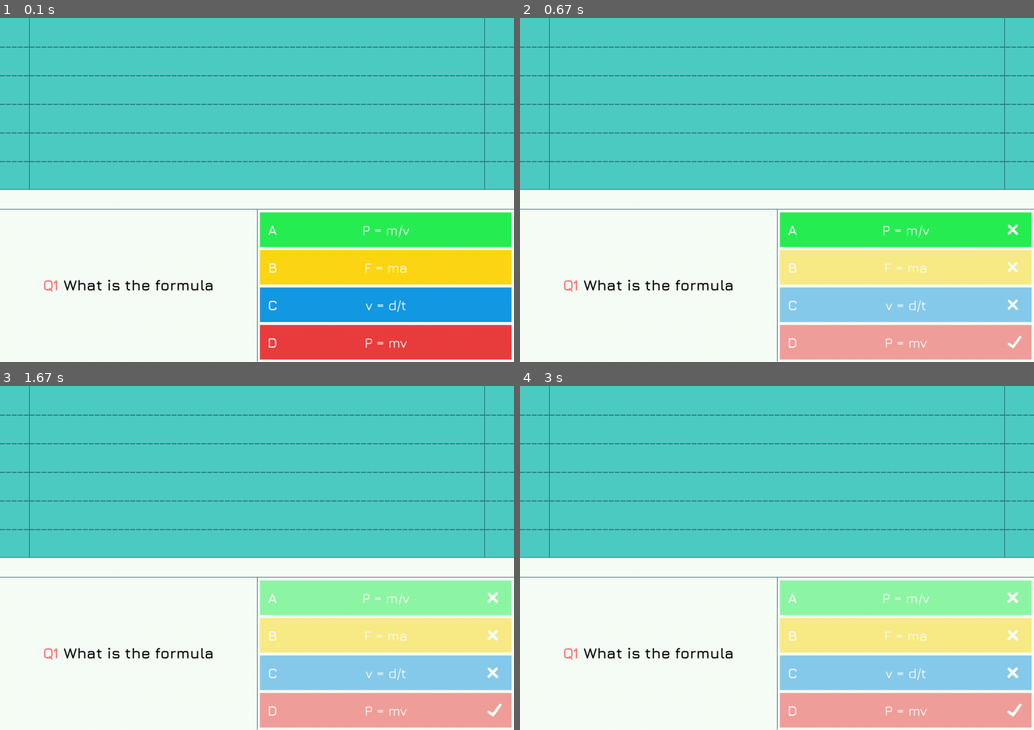
Above: before the commit, frames 1-4 (two rows, left to right).
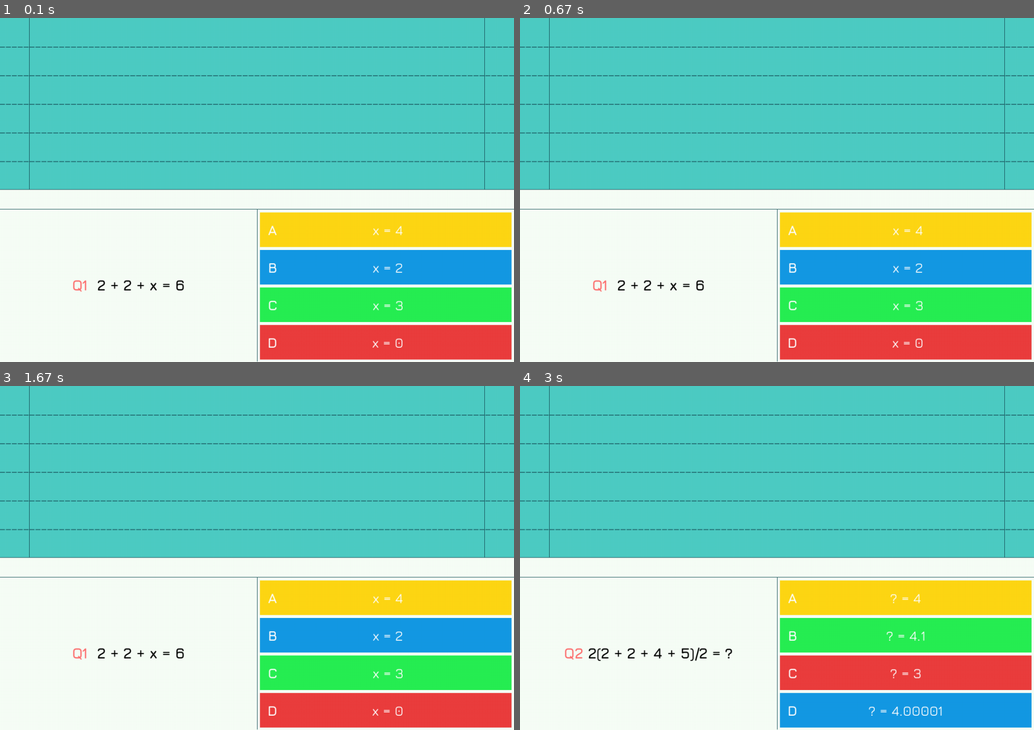
Above: after the commit, the same moments.

Repository: AjBhIn/Final-V2-DGT-Pygame-Internal
Game: pygame game, started from main.py
Two runs of this game, one before a commit and one after it. Both use one fixed random seed, a clock stepped at 60 frames per second and the inputs below.
Inputs (mouse positions are in pixels of both pictures, inside the frame that each line leads up to):
- Up to frame 1 (0.1 s): no input
- Up to frame 2 (0.67 s): click (905, 227) at 0.38 s
- Up to frame 3 (1.67 s): click (262, 640) at 0.72 s; click (442, 657) at 1.05 s; click (385, 709) at 1.38 s
- Up to frame 4 (3 s): click (802, 626) at 1.72 s; press the mouse at (802, 626) at 2.6 s; move the mouse to (812, 650) at 2.7 s; release the mouse at (818, 674) at 2.83 s; press the mouse at (905, 633) at 2.93 s

The runs differ from the first frame. In frame 1, 15% of the frame differs, in the area x 8-100%, y 56-96%; in frame 2, 20%; in frame 3, 20%; in frame 4, 20%, in the area x 8-100%, y 56-100%.

Commit message:
Question and Answer Layout Finsihed

Diff:
--- a/main.py
+++ b/main.py
@@ -4,6 +4,7 @@
 import race_track as rt
 import white_board as wt
 import question_answers as qs
+import csv
 
 class Game:
     def __init__(self):
@@ -30,10 +31,8 @@
         self.image_of_cursor_rotate = pg.transform.rotozoom(self.image_of_cursor, 30, 1)  # rotating the image
         self.cursor = pg.cursors.Cursor((11, 12), self.image_of_cursor_rotate) # putting the image in cursor widget
 
-        # Next question indicator and the number of question
-        self.Qs_num = 0
-        self.next_quest_ind = False
         self.next_que = pg.USEREVENT + 1
+        pg.time.set_timer(self.next_que, 2000)
 
         # Checks if it is time to run to the next question
     def next_question(self):
@@ -47,7 +46,13 @@
                     sys.exit()
 
                 if events.type == self.next_que:
-                    print("yes")
+                    qs.class_question_list[0].next_question()
+                    qs.class_answer_list[0][0].next_ans()
+                    qs.class_answer_list[0][1].next_ans()
+                    qs.class_answer_list[0][2].next_ans()
+                    qs.class_answer_list[0][3].next_ans()
+                    qs.question_spirit.add(qs.class_question_list[1])
+                    qs.answers_spirit.add(qs.class_answer_list[1])
 
             # Putting colours on the window
             self.window.fill(self.window_bg)
@@ -65,13 +70,13 @@
             wt.display_board.surface.blit(rt.divider_lane.line_surface, rt.divider_lane.pos)
 
             # Putting the questions on the screen
-            qs.Qs_list[self.Qs_num].q_render()
+            qs.question_spirit.draw(wt.display_board.surface)
 
             # Putting the options on the screen
-            self.next_quest_ind = qs.Anss_list[self.Qs_num].opt_render(self.window)
+            qs.answers_spirit.draw(self.window)
 
-            if self.next_quest_ind:
-                self.next_question()
+            # if self.next_quest_ind:
+            #     self.next_question()
 
             # Putting a custom cursor
             pg.mouse.set_cursor(self.cursor)
--- a/question_answers.py
+++ b/question_answers.py
@@ -1,6 +1,8 @@
 import pygame as pg
 import white_board as wt
 import random
+import csv
+
 # Settings for the font
 JURA_BOLD = "Jura-Bold.ttf"
 QUESTION_SIZE = 30
@@ -15,16 +17,12 @@
 opt_colr_list = [RED_COLOUR, YELLOW_COLOUR, GREEN_COLOUR, BLUE_COLOUR]
 
 # Creating a class for question
-class QuestionMaker:
-
-    # Funtion to render the question container
-    def q_render(self):
-        wt.display_board.surface.blit(self.question_container, self.question_container_placment)
-
-
-    def __init__(self, question_num, question, font_style = JURA_BOLD, font_size = QUESTION_SIZE, q_contain_colr = (247, 255, 247), q_num_col = QUESTION_NUM_COLOUR, q_col = QUESTION_COLOUR):
+class QuestionMaker(pg.sprite.Sprite):
+
+    def __init__(self, question_num, question,  font_style = JURA_BOLD, font_size = QUESTION_SIZE, q_contain_colr = (247, 255, 247), q_num_col = QUESTION_NUM_COLOUR, q_col = QUESTION_COLOUR):
         # Starting / Initialising pygame/ starting pygame
         pg.init()
+        super().__init__()
 
         # Setting up the font style
         self.font_style = pg.font.Font(font_style, font_size)
@@ -38,27 +36,24 @@
         self.width = 30 + self.question_width + self.question_num_width
         self.question_container_x = int(wt.display_board.surface.get_width()/4)
         self.question_container_y = int(wt.display_board.surface.get_height()/2)
-        self.question_container = pg.Surface((self.width, self.height))
-        self.question_container_placment = self.question_container.get_rect(center = (self.question_container_x, self.question_container_y))
-        self.question_container.fill(self.ques_container_col)
+        self.image = pg.Surface((self.width, self.height))
+        self.rect = self.image.get_rect(center = (self.question_container_x, self.question_container_y))
+        self.image.fill(self.ques_container_col)
 
         # Question num
         self.question_num = self.font_style.render(question_num,self.anitalias, q_num_col)
         self.question_num_placment = self.question_num.get_rect(midleft = (10, (self.height/2)))
-        self.question_container.blit(self.question_num, self.question_num_placment)
+        self.image.blit(self.question_num, self.question_num_placment)
 
         # Question
         self.question_x = 20 + self.question_num_width
         self.question = self.font_style.render(question, self.anitalias, q_col)
         self.question_placment = self.question.get_rect(midleft = (self.question_x, (self.height/2)))
-        self.question_container.blit(self.question, self.question_placment)
-
-
-# Creating the questions
-Q1 = QuestionMaker("Q1", "What is the formula")
-Q2 = QuestionMaker("Q2", "What is the answer")
-
-Qs_list = [Q1, Q2]
+        self.image.blit(self.question, self.question_placment)
+
+    def next_question(self):
+        self.kill()
+
 
 # Settings for the font options and answers
 opt_font_size = 28
@@ -66,133 +61,132 @@
 JURA_MEDIUM = "Jura-Medium.ttf"
 
 # Creating a class for answers
-class AnswerMaker:
-    def opt_render(self, display):
-        display.blit(self.opt_A_cont, self.opt_A_cont_plac)
-        display.blit(self.opt_B_cont, self.opt_B_cont_plac)
-        display.blit(self.opt_C_cont, self.opt_C_cont_plac)
-        display.blit(self.opt_D_cont, self.opt_D_cont_plac)
-
-        # Storing the value of the clicked button
-        clikced_button = self.clicked_opt()
-
-        # Returing the clicked button value to indicate the start of next question
-        return clikced_button
-
-    # Checks if any button is clicked
-    def clicked_opt(self):
-        # Getting the mouse position
-        mouse_pos = pg.mouse.get_pos()
-
-        # Checks if mouse is clicked on option A
-        if self.opt_A_cont_plac.collidepoint(mouse_pos):
-            if pg.mouse.get_pressed()[0]:
-                self.opt_A_state = True
-            else:
-                if self.opt_A_state:
-                    self.check(1)
-                    self.opt_A_state = False
-                    return True
-        # Checks if mouse is clicked on option B
-        if self.opt_B_cont_plac.collidepoint(mouse_pos):
-            if pg.mouse.get_pressed()[0]:
-                self.opt_B_state = True
-            else:
-                if self.opt_B_state:
-                    self.check(2)
-                    self.opt_B_state = False
-                    return True
-        # Checks if mouse is clicked on option C
-        if self.opt_C_cont_plac.collidepoint(mouse_pos):
-            if pg.mouse.get_pressed()[0]:
-                self.opt_C_state = True
-            else:
-                if self.opt_C_state:
-                    self.check(3)
-                    self.opt_C_state = False
-                    return True
-        # Checks if mouse is clicked on option D
-        if self.opt_D_cont_plac.collidepoint(mouse_pos):
-            if pg.mouse.get_pressed()[0]:
-                self.opt_D_state = True
-            else:
-                if self.opt_D_state:
-                    self.check(4)
-                    self.opt_D_state = False
-                    return True
-
-
-    def check(self, button_clicked):
-        # Setting up the images and their placment
-        correct_icon = pg.image.load("correct  image.png").convert_alpha()
-        correct_icon_pla = correct_icon.get_rect(midleft = (461, int(self.height / 2)))
-        wrong_icon = pg.image.load("wrong.png").convert_alpha()
-        wrong_icon_pla = wrong_icon.get_rect(midleft = (461, int(self.height / 2)))
-
-        # Checking where to put the correct and wrong icon
-
-            # Checks if Option A is correct or wrong
-        if self.correct_ans == self.anss[0]:
-            self.opt_A_cont.blit(correct_icon, correct_icon_pla)
-            # This statment makes the container more brighter or less brighter if it is right or wrong so it is easier t see which one the user chose and which they did not
-            if button_clicked == 1:
-                pass
-            else:
-                self.opt_A_cont.set_alpha(127)
-        else:
-            self.opt_A_cont.blit(wrong_icon, wrong_icon_pla)
-            if button_clicked == 1:
-                pass
-            else:
-                self.opt_A_cont.set_alpha(127)
-
-            # Checks if Option B is correct or wrong
-        if self.correct_ans == self.anss[1]:
-            self.opt_B_cont.blit(correct_icon, correct_icon_pla)
-            if button_clicked == 2:
-                pass
-            else:
-                self.opt_B_cont.set_alpha(127)
-        else:
-            self.opt_B_cont.blit(wrong_icon, wrong_icon_pla)
-            if button_clicked == 2:
-                pass
-            else:
-                self.opt_B_cont.set_alpha(127)
-
-            # Checks if Option C is correct or wrong
-        if self.correct_ans == self.anss[2]:
-            self.opt_C_cont.blit(correct_icon, correct_icon_pla)
-            if button_clicked == 3:
-                pass
-            else:
-                self.opt_C_cont.set_alpha(127)
-        else:
-            self.opt_C_cont.blit(wrong_icon, wrong_icon_pla)
-            if button_clicked == 3:
-                pass
-            else:
-                self.opt_C_cont.set_alpha(127)
-
-            # Checks if Option D is correct or wrong
-        if self.correct_ans == self.anss[3]:
-            self.opt_D_cont.blit(correct_icon, correct_icon_pla)
-            if button_clicked == 4:
-                pass
-            else:
-                self.opt_D_cont.set_alpha(127)
-        else:
-            self.opt_D_cont.blit(wrong_icon, wrong_icon_pla)
-            if button_clicked == 4:
-                pass
-            else:
-                self.opt_D_cont.set_alpha(127)
-
-
-    def __init__(self, answers, correct_answer, opt_colrs = opt_colr_list, opt_font = JURA_BOLD, opt_size = opt_font_size, ans_font = JURA_MEDIUM, font_colr = opt_font_colr):
-        # Choosing a random colour for the options
-        random.shuffle(opt_colrs)
-        self.correct_ans = correct_answer
+class AnswerMaker(pg.sprite.Sprite):
+    # def opt_render(self, display):
+    #     display.blit(self.opt_A_cont, self.opt_A_cont_plac)
+    #     display.blit(self.opt_B_cont, self.opt_B_cont_plac)
+    #     display.blit(self.opt_C_cont, self.opt_C_cont_plac)
+    #     display.blit(self.opt_D_cont, self.opt_D_cont_plac)
+
+    #     # Storing the value of the clicked button
+    #     clikced_button = self.clicked_opt()
+
+    #     # Returing the clicked button value to indicate the start of next question
+    #     return clikced_button
+
+    # # Checks if any button is clicked
+    # def clicked_opt(self):
+    #     # Getting the mouse position
+    #     mouse_pos = pg.mouse.get_pos()
+
+    #     # Checks if mouse is clicked on option A
+    #     if self.opt_A_cont_plac.collidepoint(mouse_pos):
+    #         if pg.mouse.get_pressed()[0]:
+    #             self.opt_A_state = True
+    #         else:
+    #             if self.opt_A_state:
+    #                 self.check(1)
+    #                 self.opt_A_state = False
+    #                 return True
+    #     # Checks if mouse is clicked on option B
+    #     if self.opt_B_cont_plac.collidepoint(mouse_pos):
+    #         if pg.mouse.get_pressed()[0]:
+    #             self.opt_B_state = True
+    #         else:
+    #             if self.opt_B_state:
+    #                 self.check(2)
+    #                 self.opt_B_state = False
+    #                 return True
+    #     # Checks if mouse is clicked on option C
+    #     if self.opt_C_cont_plac.collidepoint(mouse_pos):
+    #         if pg.mouse.get_pressed()[0]:
+    #             self.opt_C_state = True
+    #         else:
+    #             if self.opt_C_state:
+    #                 self.check(3)
+    #                 self.opt_C_state = False
+    #                 return True
+    #     # Checks if mouse is clicked on option D
+    #     if self.opt_D_cont_plac.collidepoint(mouse_pos):
+    #         if pg.mouse.get_pressed()[0]:
+    #             self.opt_D_state = True
+    #         else:
+    #             if self.opt_D_state:
+    #                 self.check(4)
+    #                 self.opt_D_state = False
+    #                 return True
+
+
+#     def check(self, button_clicked):
+#         # Setting up the images and their placment
+#         correct_icon = pg.image.load("correct  image.png").convert_alpha()
+#         correct_icon_pla = correct_icon.get_rect(midleft = (461, int(self.height / 2)))
+#         wrong_icon = pg.image.load("wrong.png").convert_alpha()
+#         wrong_icon_pla = wrong_icon.get_rect(midleft = (461, int(self.height / 2)))
+
+#         # Checking where to put the correct and wrong icon
+
+#             # Checks if Option A is correct or wrong
+#         if self.correct_ans == self.anss[0]:
+#             self.opt_A_cont.blit(correct_icon, correct_icon_pla)
+#             # This statment makes the container more brighter or less brighter if it is right or wrong so it is easier t see which one the user chose and which they did not
+#             if button_clicked == 1:
+#                 pass
+#             else:
+#                 self.opt_A_cont.set_alpha(127)
+#         else:
+#             self.opt_A_cont.blit(wrong_icon, wrong_icon_pla)
+#             if button_clicked == 1:
+#                 pass
+#             else:
+#                 self.opt_A_cont.set_alpha(127)
+
+#             # Checks if Option B is correct or wrong
+#         if self.correct_ans == self.anss[1]:
+#             self.opt_B_cont.blit(correct_icon, correct_icon_pla)
+#             if button_clicked == 2:
+#                 pass
+#             else:
+#                 self.opt_B_cont.set_alpha(127)
+#         else:
+#             self.opt_B_cont.blit(wrong_icon, wrong_icon_pla)
+#             if button_clicked == 2:
+#                 pass
+#             else:
+#                 self.opt_B_cont.set_alpha(127)
+
+#             # Checks if Option C is correct or wrong
+#         if self.correct_ans == self.anss[2]:
+#             self.opt_C_cont.blit(correct_icon, correct_icon_pla)
+#             if button_clicked == 3:
+#                 pass
+#             else:
+#                 self.opt_C_cont.set_alpha(127)
+#         else:
+#             self.opt_C_cont.blit(wrong_icon, wrong_icon_pla)
+#             if button_clicked == 3:
+#                 pass
+#             else:
+#                 self.opt_C_cont.set_alpha(127)
+
+#             # Checks if Option D is correct or wrong
+#         if self.correct_ans == self.anss[3]:
+#             self.opt_D_cont.blit(correct_icon, correct_icon_pla)
+#             if button_clicked == 4:
+#                 pass
+#             else:
+#                 self.opt_D_cont.set_alpha(127)
+#         else:
+#             self.opt_D_cont.blit(wrong_icon, wrong_icon_pla)
+#             if button_clicked == 4:
+#                 pass
+#             else:
+#                 self.opt_D_cont.set_alpha(127)
+
+
+    def __init__(self, option, answers, correct_answer, cont_placment, cont_colors, opt_font = JURA_BOLD, opt_size = opt_font_size, ans_font = JURA_MEDIUM, font_colr = opt_font_colr):
+        # Calling spirit class
+        super().__init__()
         self.anss = answers
         # Setting the font style for the options
         self.font_sty_opt = pg.font.Font(opt_font, opt_size)
@@ -208,52 +202,89 @@
         self.ans_y = int(self.height / 2)
             # Option A container
         self.opt_A_state = False
-        self.opt_A_cont = pg.Surface((self.width, self.height))
-        self.opt_A_cont.fill(opt_colrs[0])
-        self.opt_A_cont_plac = self.opt_A_cont.get_rect(topleft = (527, 394))
-        self.opt_A = self.font_sty_opt.render("A", self.anitalias, font_colr)
+        self.image = pg.Surface((self.width, self.height))
+        self.image.fill(cont_colors)
+        self.rect = self.image.get_rect(topleft = cont_placment)
+
+        self.opt_A = self.font_sty_opt.render(option, self.anitalias, font_colr)
         self.opt_A_plac = self.opt_A.get_rect(center = (self.opt_x, self.opt_y))
-        self.opt_A_cont.blit(self.opt_A, self.opt_A_plac)
-        self.ans_A = self.font_sty_ans.render(answers[0], self.anitalias, font_colr)
+        self.image.blit(self.opt_A, self.opt_A_plac)
+
+        self.ans_A = self.font_sty_ans.render(answers, self.anitalias, font_colr)
         self.ans_A_plac = self.ans_A.get_rect(center = (self.ans_x, self.ans_y))
-        self.opt_A_cont.blit(self.ans_A, self.ans_A_plac)
-            # Option B container
-        self.opt_B_state = False
-        self.opt_B_cont = pg.Surface((self.width, self.height))
-        self.opt_B_cont.fill(opt_colrs[1])
-        self.opt_B_cont_plac = self.opt_B_cont.get_rect(topleft = (527, 470))
-        self.opt_B = self.font_sty_opt.render("B", self.anitalias, font_colr)
-        self.opt_B_plac = self.opt_B.get_rect(center = (self.opt_x, self.opt_y))
-        self.opt_B_cont.blit(self.opt_B, self.opt_B_plac)
-        self.ans_B = self.font_sty_ans.render(answers[1], self.anitalias, font_colr)
-        self.ans_B_plac = self.ans_B.get_rect(center = (self.ans_x, self.ans_y))
-        self.opt_B_cont.blit(self.ans_B, self.ans_B_plac)
-            # Option C container
-        self.opt_C_state = False
-        self.opt_C_cont = pg.Surface((self.width, self.height))
-        self.opt_C_cont.fill(opt_colrs[2])
-        self.opt_C_cont_plac = self.opt_C_cont.get_rect(topleft = (527, 546))
-        self.opt_C = self.font_sty_opt.render("C", self.anitalias, font_colr)
-        self.opt_C_plac = self.opt_C.get_rect(center = (self.opt_x, self.opt_y))
-        self.opt_C_cont.blit(self.opt_C, self.opt_C_plac)
-        self.ans_C = self.font_sty_ans.render(answers[2], self.anitalias, font_colr)
-        self.ans_C_plac = self.ans_C.get_rect(center = (self.ans_x, self.ans_y))
-        self.opt_C_cont.blit(self.ans_C, self.ans_C_plac)
-            # Option D container
-        self.opt_D_state = False
-        self.opt_D_cont = pg.Surface((self.width, self.height))
-        self.opt_D_cont.fill(opt_colrs[3])
-        self.opt_D_cont_plac = self.opt_D_cont.get_rect(topleft = (527, 622))
-        self.opt_D = self.font_sty_opt.render("D", self.anitalias, font_colr)
-        self.opt_D_plac = self.opt_D.get_rect(center = (self.opt_x, self.opt_y))
-        self.opt_D_cont.blit(self.opt_D, self.opt_D_plac)
-        self.ans_D = self.font_sty_ans.render(answers[3], self.anitalias, font_colr)
-        self.ans_D_plac = self.ans_D.get_rect(center = (self.ans_x, self.ans_y))
-        self.opt_D_cont.blit(self.ans_D, self.ans_D_plac)
-
-
-# Creatings the answers for the questions
-Q1_Ans = AnswerMaker(["P = m/v", "F = ma", "v = d/t", "P = mv"], "P = mv")
-Q2_Ans = AnswerMaker(["P = mdd/v", "F = ma", "v = dddd/t", "P = mv"], "F = ma")
-
-Anss_list = [Q1_Ans, Q2_Ans]
+        self.image.blit(self.ans_A, self.ans_A_plac)
+
+    def next_ans(self):
+        self.kill()
+        #     # Option B container
+        # self.opt_B_state = False
+        # self.opt_B_cont = pg.Surface((self.width, self.height))
+        # self.opt_B_cont.fill(opt_colrs[1])
+        # self.opt_B_cont_plac = self.opt_B_cont.get_rect(topleft = (527, 470))
+        # self.opt_B = self.font_sty_opt.render("B", self.anitalias, font_colr)
+        # self.opt_B_plac = self.opt_B.get_rect(center = (self.opt_x, self.opt_y))
+        # self.opt_B_cont.blit(self.opt_B, self.opt_B_plac)
+        # self.ans_B = self.font_sty_ans.render(answers[1], self.anitalias, font_colr)
+        # self.ans_B_plac = self.ans_B.get_rect(center = (self.ans_x, self.ans_y))
+        # self.opt_B_cont.blit(self.ans_B, self.ans_B_plac)
+        #     # Option C container
+        # self.opt_C_state = False
+        # self.opt_C_cont = pg.Surface((self.width, self.height))
+        # self.opt_C_cont.fill(opt_colrs[2])
+        # self.opt_C_cont_plac = self.opt_C_cont.get_rect(topleft = (527, 546))
+        # self.opt_C = self.font_sty_opt.render("C", self.anitalias, font_colr)
+        # self.opt_C_plac = self.opt_C.get_rect(center = (self.opt_x, self.opt_y))
+        # self.opt_C_cont.blit(self.opt_C, self.opt_C_plac)
+        # self.ans_C = self.font_sty_ans.render(answers[2], self.anitalias, font_colr)
+        # self.ans_C_plac = self.ans_C.get_rect(center = (self.ans_x, self.ans_y))
+        # self.opt_C_cont.blit(self.ans_C, self.ans_C_plac)
+        #     # Option D container
+        # self.opt_D_state = False
+        # self.opt_D_cont = pg.Surface((self.width, self.height))
+        # self.opt_D_cont.fill(opt_colrs[3])
+        # self.opt_D_cont_plac = self.opt_D_cont.get_rect(topleft = (527, 622))
+        # self.opt_D = self.font_sty_opt.render("D", self.anitalias, font_colr)
+        # self.opt_D_plac = self.opt_D.get_rect(center = (self.opt_x, self.opt_y))
+        # self.opt_D_cont.blit(self.opt_D, self.opt_D_plac)
+        # self.ans_D = self.font_sty_ans.render(answers[3], self.anitalias, font_colr)
+        # self.ans_D_plac = self.ans_D.get_rect(center = (self.ans_x, self.ans_y))
+        # self.opt_D_cont.blit(self.ans_D, self.ans_D_plac)
+
+
+# # Creatings the answers for the questions
+# Q1_Ans = AnswerMaker(["P = m/v", "F = ma", "v = d/t", "P = mv"], "P = mv")
+# Q2_Ans = AnswerMaker(["P = mdd/v", "F = ma", "v = dddd/t", "P = mv"], "F = ma")
+
+# Anss_list = [Q1_Ans, Q2_Ans]
+
+# Creating the questions
+with open("question_paper.csv") as questions:
+    read_questions = csv.reader(questions)
+    questions_list = list(read_questions)
+
+# Spirits for the question and answers
+question_spirit = pg.sprite.Group()
+answers_spirit = pg.sprite.Group()
+
+# Question makers spirit version
+num_questions_answers = len(questions_list)
+class_question_list = []
+class_answer_list = []
+for Q_num in range(1, num_questions_answers):
+
+    # Choosing a random colour for the options
+    random.shuffle(opt_colr_list)
+
+    # Making instance of questions
+    class_question_list.append(QuestionMaker(questions_list[Q_num][0], questions_list[Q_num][1]))
+
+    # Making of answers with spirits
+    class_answer_list.append([AnswerMaker("A", questions_list[Q_num][2], questions_list[Q_num][6], (527, 394), opt_colr_list[0]),
+                              AnswerMaker("B", questions_list[Q_num][3], questions_list[Q_num][6], (527, 470), opt_colr_list[1]),
+                              AnswerMaker("C", questions_list[Q_num][4], questions_list[Q_num][6], (527, 546), opt_colr_list[2]),
+                              AnswerMaker("D", questions_list[Q_num][5], questions_list[Q_num][6], (527, 622), opt_colr_list[3])
+                              ])
+
+# Adding the questions and answers to spirits
+question_spirit.add(class_question_list[0])
+answers_spirit.add(class_answer_list[0])
--- /dev/null
+++ b/question_paper.csv
@@ -0,0 +1,3 @@
+Qnum, Q, OptA, OptB, OptC, OptD, CorrectAns
+Q1, 2 + 2 + x = 6, x = 4, x = 2, x = 3, x = 0, x = 2
+Q2,2(2 + 2 + 4 + 5)/2 = ?,? = 4,? = 4.1,? = 3,? = 4.00001,? = 4
